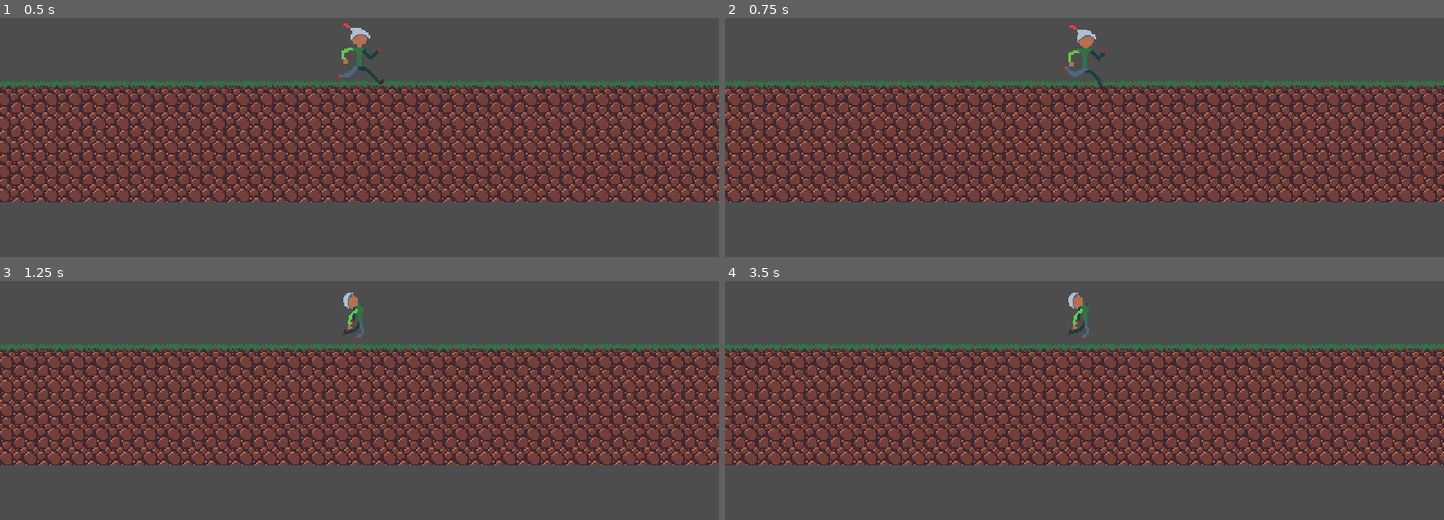
Above: before the commit, frames 1-4 (two rows, left to right).
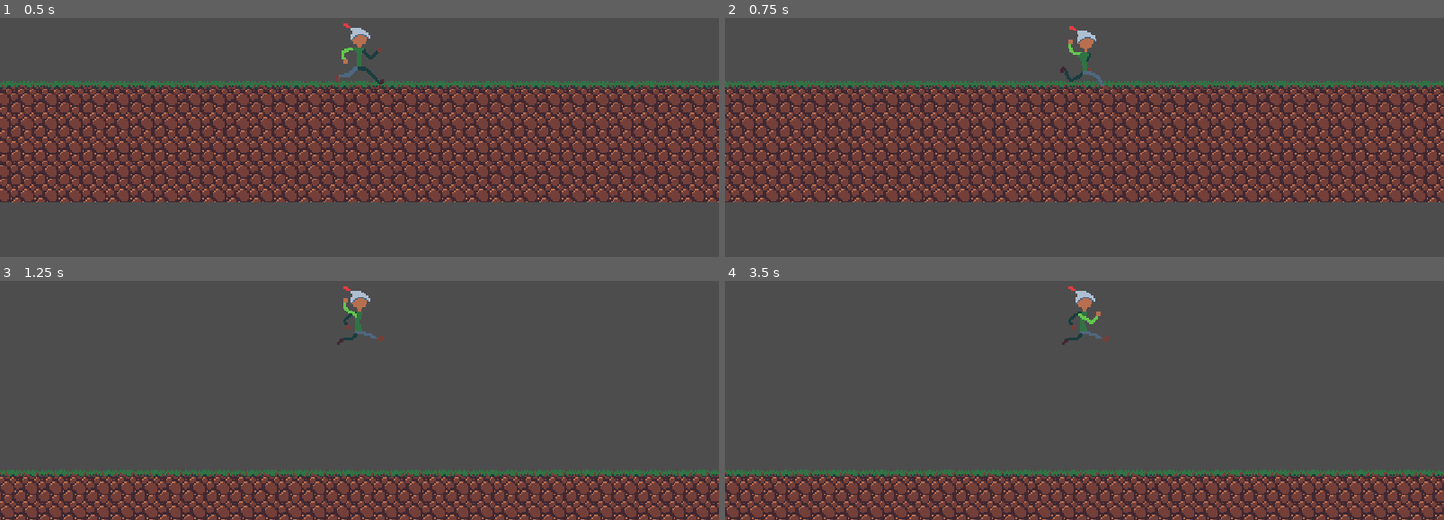
Above: after the commit, the same moments.

Repository: Jantho1990/GGJ-24
Game: Godot game, scene res://scenes/park.tscn
Same seed, same stepped clock (60 frames per second), same inputs: the game is played once before the commit and once after it. The project has no main scene, so this scene is started directly.
Inputs:
- Up to frame 1 (0.5 s): no input
- Up to frame 2 (0.75 s): hold D (speed_up) from 0.53 s (still down); hold Space (fire) from 0.53 s (still down)
- Up to frame 3 (1.25 s): keep holding D (speed_up); keep holding Space (fire); tap W (jump) at 0.77, 1.07 s; tap S (slide) at 0.8 s
- Up to frame 4 (3.5 s): release Space (fire) at 1.28 s; tap S (slide) at 1.35, 3.05 s; tap W (jump) at 1.52, 1.55, 1.82, 3.02, 3.32 s; release D (speed_up) at 2.03 s; hold A (slow_down) 2.03-2.78 s; hold W (jump) 2.03-2.78 s; tap Space (fire) at 2.3, 2.85 s; hold D (speed_up) from 2.78 s (still down)

Frame 1 is identical in both runs. In frame 2, 27% of the frame differs, in the area x 0-100%, y 3-78%; in frame 3, 72%; in frame 4, 72%, in the area x 0-100%, y 2-100%.

Commit message:
added animations and controls for throwing and sliding

Diff:
--- a/scenes/player.gd
+++ b/scenes/player.gd
@@ -3,10 +3,14 @@
 
 const SPEED = 160.0
 const JUMP_VELOCITY = -400.0
-const SPEED_OFFSET = 100.0;
+const SPEED_OFFSET = 53.0;
 @export var health : int = 1000;
 
 @onready var sprite = $sprite;
+
+var is_throwing : bool = false;
+var max_jumps : int = 1;
+var jumps_remaining : int = 1;
 
 # Get the gravity from the project settings to be synced with RigidBody nodes.
 var gravity = ProjectSettings.get_setting("physics/2d/default_gravity")
@@ -15,25 +19,64 @@
 func _ready():
 	sprite.play('run');
 
+func _input(event):
+	if event.is_action_pressed('jump') && jumps_remaining > 0:
+		jumps_remaining -= 1;
+		velocity.y = JUMP_VELOCITY;
+		print(jumps_remaining)
+	if event.is_action_pressed('fire'):
+		pass
+		## Let the world know player is aiming
+	if event.is_action_released("fire") && !is_throwing:
+		is_throwing = true;
+		match sprite.animation:
+			'slide_and_prepare_to_throw':
+				sprite.animation = 'slide_and_throw'
+			_:
+				sprite.animation = 'throw'
+		pass
+		## Let the world know player throws
+
+func get_input():
+	if Input.is_action_pressed('jump') && Input.is_action_pressed('fire'):
+		sprite.animation = 'jump_and_prepare_to_throw';
+	elif Input.is_action_pressed('jump'):
+		sprite.animation = 'jump';
+	elif Input.is_action_pressed('fire'):
+		sprite.animation = 'prepare_to_throw';
+
+	if Input.is_action_pressed('slide') && Input.is_action_pressed('fire'):
+		sprite.animation = 'slide_and_prepare_to_throw';
+	elif Input.is_action_pressed('slide'):
+		sprite.animation = 'slide';
+	elif Input.is_action_pressed('fire'):
+		sprite.animation = 'prepare_to_throw';
+
+
+	else:
+		sprite.animation = 'run';
+
+	return Input.get_axis("slow_down","speed_up");
+
 func _physics_process(delta):
+
 	# Add the gravity.
 	if not is_on_floor():
 		velocity.y += gravity * delta
 
-	# Handle jump.
-	if Input.is_action_just_pressed("jump"):
-		##velocity.y = JUMP_VELOCITY
-		get_hit();
-
-	# Get the input direction and handle the movement/deceleration.
-	# As good practice, you should replace UI actions with custom gameplay actions.
-	var direction = Input.get_axis("slow_down", "speed_up")
-	print(direction)
+	var direction = 0.0;
+	if !is_throwing:
+		direction = get_input();
 
 	velocity.x = SPEED + direction * SPEED_OFFSET;
 
+	if !sprite.is_playing():
+		sprite.play(sprite.animation);
+
 
 	move_and_slide()
+	if is_on_floor():
+		jumps_remaining = max_jumps
 
 func get_hit():
 	health -= 1;
@@ -48,4 +91,8 @@
 	match sprite.animation:
 		'tumble':
 			sprite.play('run');
+		'slide_and_throw':
+			is_throwing = false;
+		'throw':
+			is_throwing = false;
 	pass # Replace with function body.
--- a/scenes/player.tscn
+++ b/scenes/player.tscn
@@ -1,16 +1,26 @@
-[gd_scene load_steps=21 format=3 uid="uid://dfkkluqpxpjpk"]
+[gd_scene load_steps=38 format=3 uid="uid://dfkkluqpxpjpk"]
 
 [ext_resource type="Script" path="res://scenes/player.gd" id="1_khlbg"]
 [ext_resource type="Texture2D" uid="uid://dpoxw5cphws4l" path="res://sprites/player/run_0.png" id="1_qtk2g"]
 [ext_resource type="Texture2D" uid="uid://bdnw1ourfvsce" path="res://sprites/player/run_1.png" id="2_trb58"]
+[ext_resource type="Texture2D" uid="uid://d0qcyjb41okje" path="res://sprites/player/prepare_to_throw_0.png" id="2_vbe8s"]
 [ext_resource type="Texture2D" uid="uid://b0ybe8hstyshg" path="res://sprites/player/run_2.png" id="3_ku1wk"]
+[ext_resource type="Texture2D" uid="uid://rd2xu4gaq8ya" path="res://sprites/player/prepare_to_throw_1.png" id="3_m2hmt"]
 [ext_resource type="Texture2D" uid="uid://bttjm6dfc75ky" path="res://sprites/player/run_3.png" id="4_10b61"]
+[ext_resource type="Texture2D" uid="uid://di3e3kxv1bfgu" path="res://sprites/player/prepare_to_throw_2.png" id="4_f7ws2"]
+[ext_resource type="Texture2D" uid="uid://bfiq6rfjmuw52" path="res://sprites/player/prepare_to_throw_3.png" id="5_s7fni"]
 [ext_resource type="Texture2D" uid="uid://jmgv2qcqngnf" path="res://sprites/player/run_4.png" id="5_tultd"]
+[ext_resource type="Texture2D" uid="uid://c4kyeic21pf8m" path="res://sprites/player/prepare_to_throw_4.png" id="6_08ude"]
 [ext_resource type="Texture2D" uid="uid://dikokhlxbi86w" path="res://sprites/player/run_5.png" id="6_n63uy"]
+[ext_resource type="Texture2D" uid="uid://dc2konfswl2vc" path="res://sprites/player/prepare_to_throw_5.png" id="7_i4hiw"]
 [ext_resource type="Texture2D" uid="uid://bsge8h0an8ne7" path="res://sprites/player/run_6.png" id="7_w4dtg"]
+[ext_resource type="Texture2D" uid="uid://nolnqwpomchi" path="res://sprites/player/prepare_to_throw_6.png" id="8_5pwpc"]
 [ext_resource type="Texture2D" uid="uid://foweyff16de2" path="res://sprites/player/run_7.png" id="8_llrgw"]
 [ext_resource type="Texture2D" uid="uid://c3846jl3u4pn5" path="res://sprites/player/run_8.png" id="9_an4ap"]
+[ext_resource type="Texture2D" uid="uid://2qa3yq4rpbc3" path="res://sprites/player/prepare_to_throw_7.png" id="9_p3ecx"]
 [ext_resource type="Texture2D" uid="uid://ciy8ljrkjqwgu" path="res://sprites/player/run_9.png" id="10_fuvar"]
+[ext_resource type="Texture2D" uid="uid://bjibikocxfq6e" path="res://sprites/player/prepare_to_throw_8.png" id="10_ijke6"]
+[ext_resource type="Texture2D" uid="uid://bmoc6d18wk1e7" path="res://sprites/player/prepare_to_throw_9.png" id="11_pe0jy"]
 [ext_resource type="Texture2D" uid="uid://cxbv6ccyf1byo" path="res://sprites/player/tumble_0.png" id="12_g5obg"]
 [ext_resource type="Texture2D" uid="uid://dh0kcm6ivwcjn" path="res://sprites/player/tumble_1.png" id="13_htu4e"]
 [ext_resource type="Texture2D" uid="uid://fkioufbkdtj0" path="res://sprites/player/tumble_2.png" id="14_5gn7a"]
@@ -18,6 +28,13 @@
 [ext_resource type="Texture2D" uid="uid://dk1iqm4fmtgtt" path="res://sprites/player/tumble_4.png" id="16_j6r10"]
 [ext_resource type="Texture2D" uid="uid://jeih4ptm1u72" path="res://sprites/player/tumble_5.png" id="17_gnvet"]
 [ext_resource type="Texture2D" uid="uid://fc6lyf8klkfk" path="res://sprites/player/tumble_6.png" id="18_xosim"]
+[ext_resource type="Texture2D" uid="uid://c88q6rh8w12xk" path="res://sprites/player/slide1.png" id="22_m17vd"]
+[ext_resource type="Texture2D" uid="uid://dn2rc3482nmam" path="res://sprites/player/slide2.png" id="23_csklp"]
+[ext_resource type="Texture2D" uid="uid://2luhhaq21jy2" path="res://sprites/player/slide3.png" id="24_ofhxy"]
+[ext_resource type="Texture2D" uid="uid://c5y418j7vwvo0" path="res://sprites/player/slide4.png" id="25_k2h0o"]
+[ext_resource type="Texture2D" uid="uid://c3spdonqnshhu" path="res://sprites/player/throw_0.png" id="26_tu5eh"]
+[ext_resource type="Texture2D" uid="uid://bqd8di6svdlbb" path="res://sprites/player/throw_1.png" id="27_dkene"]
+[ext_resource type="Texture2D" uid="uid://c2mrtxc022pyx" path="res://sprites/player/throw_2.png" id="28_bqill"]
 
 [sub_resource type="CapsuleShape2D" id="CapsuleShape2D_567wa"]
 height = 40.0
@@ -26,6 +43,57 @@
 animations = [{
 "frames": [{
 "duration": 1.0,
+"texture": ExtResource("2_trb58")
+}],
+"loop": true,
+"name": &"jump",
+"speed": 10.0
+}, {
+"frames": [{
+"duration": 1.0,
+"texture": ExtResource("3_m2hmt")
+}],
+"loop": true,
+"name": &"jump_and_prepare_to_throw",
+"speed": 10.0
+}, {
+"frames": [{
+"duration": 1.0,
+"texture": ExtResource("2_vbe8s")
+}, {
+"duration": 1.0,
+"texture": ExtResource("3_m2hmt")
+}, {
+"duration": 1.0,
+"texture": ExtResource("4_f7ws2")
+}, {
+"duration": 1.0,
+"texture": ExtResource("5_s7fni")
+}, {
+"duration": 1.0,
+"texture": ExtResource("6_08ude")
+}, {
+"duration": 1.0,
+"texture": ExtResource("7_i4hiw")
+}, {
+"duration": 1.0,
+"texture": ExtResource("8_5pwpc")
+}, {
+"duration": 1.0,
+"texture": ExtResource("9_p3ecx")
+}, {
+"duration": 1.0,
+"texture": ExtResource("10_ijke6")
+}, {
+"duration": 1.0,
+"texture": ExtResource("11_pe0jy")
+}],
+"loop": true,
+"name": &"prepare_to_throw",
+"speed": 10.0
+}, {
+"frames": [{
+"duration": 1.0,
 "texture": ExtResource("1_qtk2g")
 }, {
 "duration": 1.0,
@@ -57,6 +125,50 @@
 }],
 "loop": true,
 "name": &"run",
+"speed": 10.0
+}, {
+"frames": [{
+"duration": 1.0,
+"texture": ExtResource("22_m17vd")
+}],
+"loop": true,
+"name": &"slide",
+"speed": 10.0
+}, {
+"frames": [{
+"duration": 1.0,
+"texture": ExtResource("23_csklp")
+}],
+"loop": true,
+"name": &"slide_and_prepare_to_throw",
+"speed": 10.0
+}, {
+"frames": [{
+"duration": 1.0,
+"texture": ExtResource("23_csklp")
+}, {
+"duration": 1.0,
+"texture": ExtResource("24_ofhxy")
+}, {
+"duration": 1.0,
+"texture": ExtResource("25_k2h0o")
+}],
+"loop": false,
+"name": &"slide_and_throw",
+"speed": 10.0
+}, {
+"frames": [{
+"duration": 1.0,
+"texture": ExtResource("26_tu5eh")
+}, {
+"duration": 1.0,
+"texture": ExtResource("27_dkene")
+}, {
+"duration": 1.0,
+"texture": ExtResource("28_bqill")
+}],
+"loop": false,
+"name": &"throw",
 "speed": 10.0
 }, {
 "frames": [{
@@ -95,7 +207,7 @@
 [node name="sprite" type="AnimatedSprite2D" parent="."]
 texture_filter = 1
 sprite_frames = SubResource("SpriteFrames_8ru2p")
-animation = &"tumble"
+animation = &"throw"
 
 [node name="Camera2D" type="Camera2D" parent="."]
 zoom = Vector2(2, 2)
Binary file added: sprites/player/prepare_to_throw_0.png
Not shown, changed: sprites/player/prepare_to_throw_0.png.import
Binary file added: sprites/player/prepare_to_throw_1.png
Not shown, added: sprites/player/prepare_to_throw_1.png.import
Binary file added: sprites/player/prepare_to_throw_2.png
Not shown, added: sprites/player/prepare_to_throw_2.png.import
Binary file added: sprites/player/prepare_to_throw_3.png
Not shown, added: sprites/player/prepare_to_throw_3.png.import
Binary file added: sprites/player/prepare_to_throw_4.png
Not shown, added: sprites/player/prepare_to_throw_4.png.import
Binary file added: sprites/player/prepare_to_throw_5.png
Not shown, added: sprites/player/prepare_to_throw_5.png.import
(and 33 more such lines)
